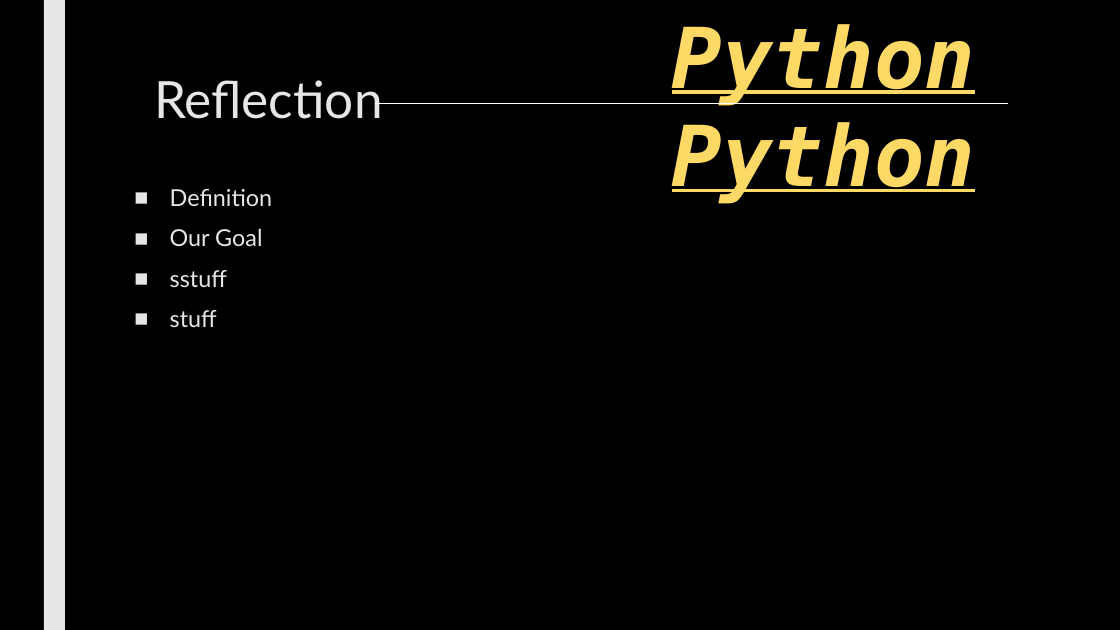
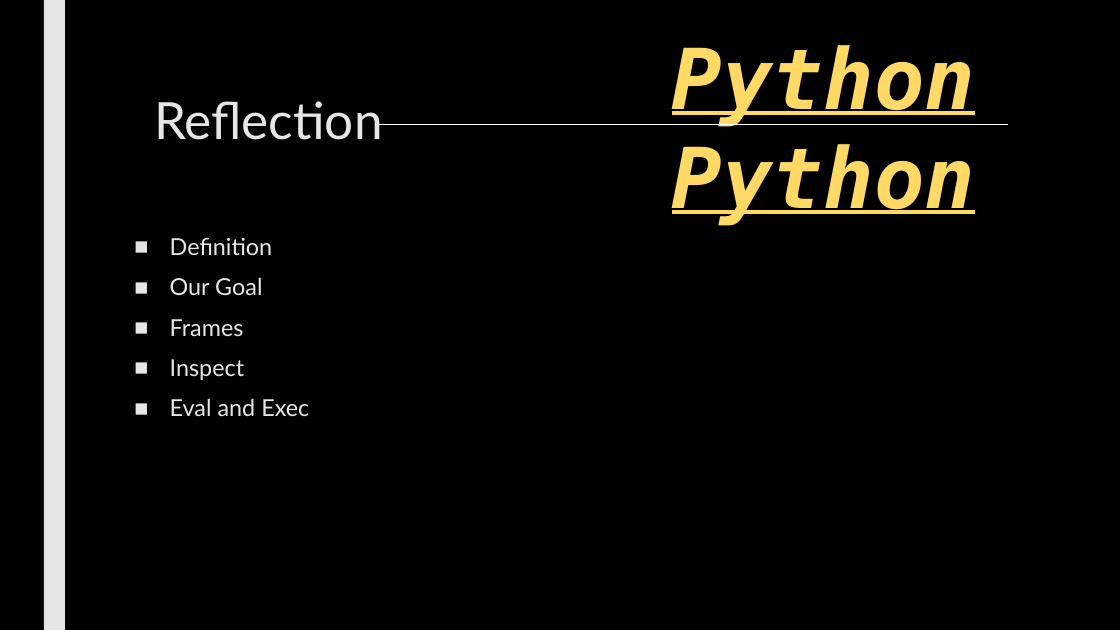
Before and after one commit to max7patek/metaprogramming, a slide deck: slide 2 of slides/06-PythonReflection.pptx. Drawn at 1120x630 pixels with LibreOffice and Linux fonts; fonts in the diff are those of the drawing. Boxes give left, top, right and bottom in pixels: in the first picture for what was removed or moved away, otherwise in the second. Text is boxed around its words. In the diff, an @@ line names an element or a change of style, - is before the commit and + after.

Commit message:
Finished draft of Python Reflection.

```diff
--- a/slides/06-PythonReflection.pptx
+++ b/slides/06-PythonReflection.pptx
@@ 2 texts, 1 title, 1 line: place and size @@
-2 texts, 1 title, 1 line at (154, 24, 1008, 204)
+2 texts, 1 title, 1 line at (154, 45, 1008, 225)
@@ text "Definition": place and size @@
-text "Definition" at (170, 189, 272, 327)
+text "Definition" at (170, 238, 309, 416)
@@ text at (170, 319, 309, 416): text changed @@
-■ sstuff
-■ stuff
+■ Frames
+■ Inspect
+■ Eval and Exec
```
Also in this commit, not shown: 2 other slides changed, 27 slides added, 1 other file.
